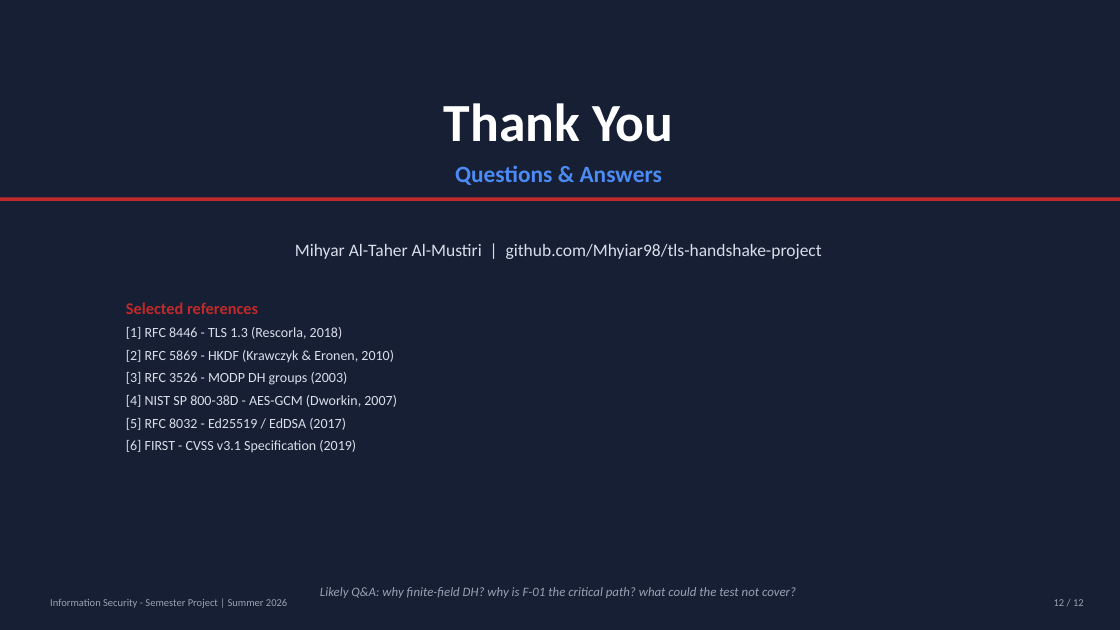
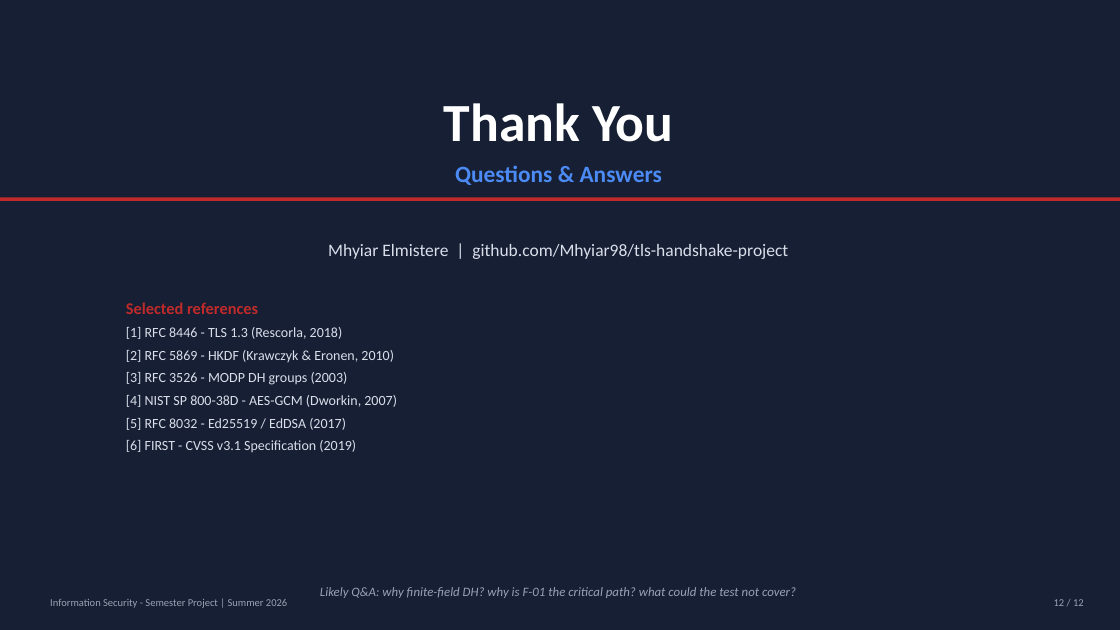
Before and after one commit to Mhyiar98/tls-handshake-project, a slide deck: slide 12 of slides/TLS_Handshake_Presentation.pptx. Drawn at 1120x630 pixels with LibreOffice and Linux fonts; fonts in the diff are those of the drawing. Boxes give left, top, right and bottom in pixels: in the first picture for what was removed or moved away, otherwise in the second. Text is boxed around its words. In the diff, an @@ line names an element or a change of style, - is before the commit and + after.

Commit message:
Unify author name to Mhyiar Elmistere across report, slides, and code

```diff
--- a/slides/TLS_Handshake_Presentation.pptx
+++ b/slides/TLS_Handshake_Presentation.pptx
@@ text at [328,244,788,259]: text changed @@
-Mihyar Al-Taher Al-Mustiri | github.com/Mhyiar98/tls-handshake-project
+Mhyiar Elmistere | github.com/Mhyiar98/tls-handshake-project
```
Also in this commit, not shown: 1 other slide changed, 7 other files.
